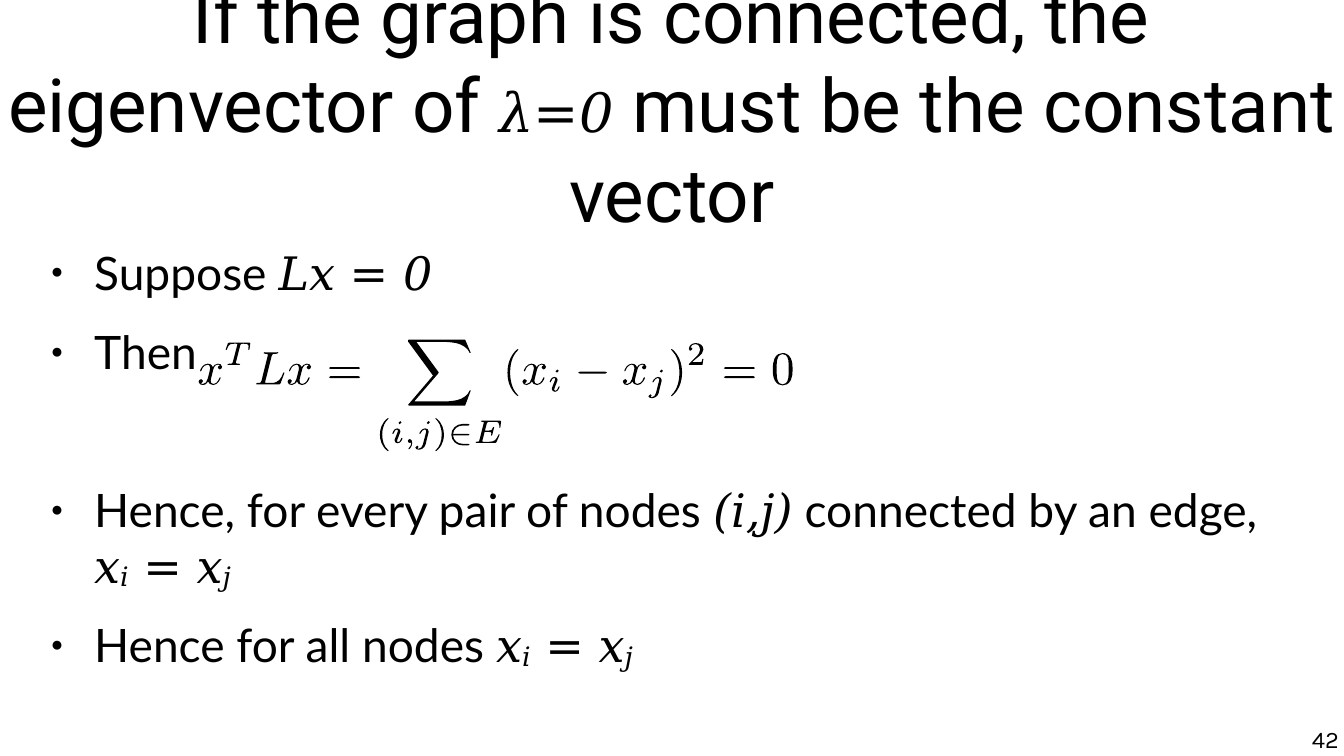
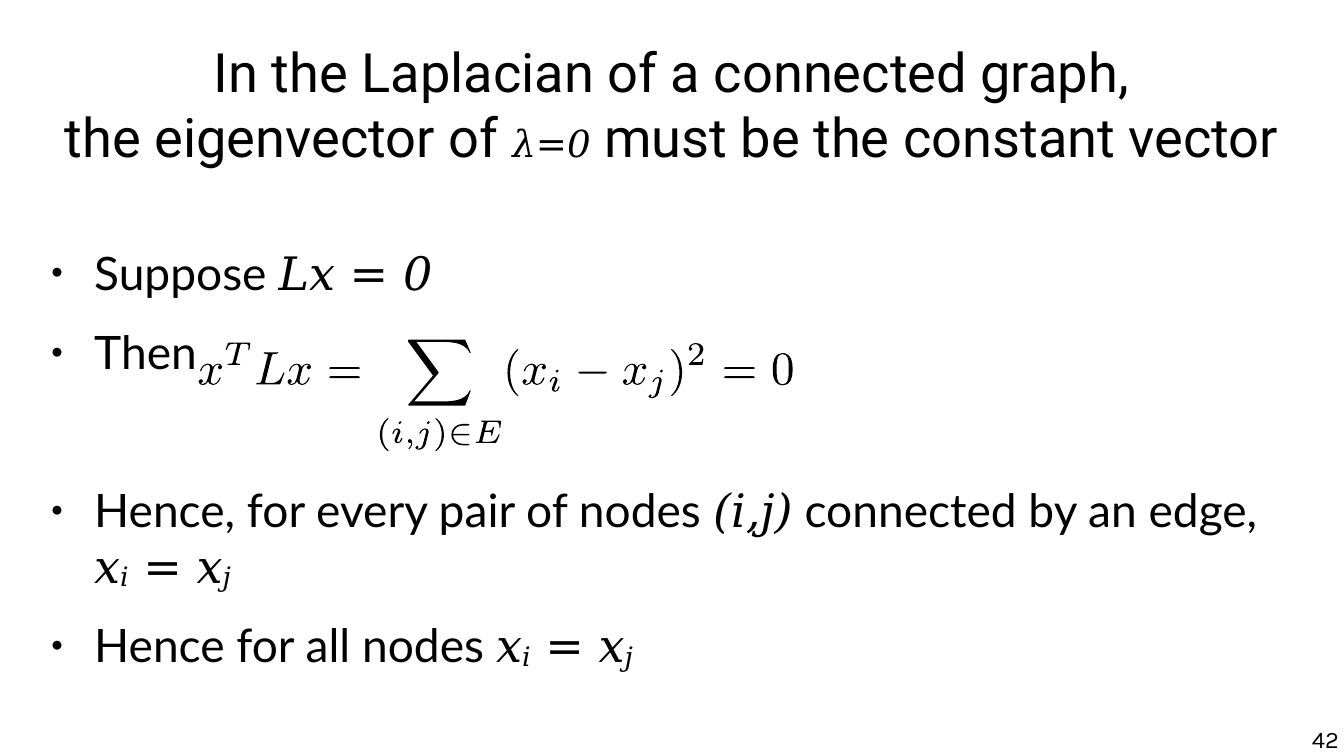
Before and after one commit to chatox/networks-science-course, a slide deck: slide 42 of theory/odp/tt22-spectral_graph_embedding.odp. Drawn at 1344x756 pixels with LibreOffice and Linux fonts; fonts in the diff are those of the drawing. Boxes give left, top, right and bottom in pixels: in the first picture for what was removed or moved away, otherwise in the second. Text is boxed around its words. In the diff, an @@ line names an element or a change of style, - is before the commit and + after.

```diff
--- a/theory/odp/tt22-spectral_graph_embedding.odp
+++ b/theory/odp/tt22-spectral_graph_embedding.odp
@@ title at <box>65,50,1278,169</box>: text changed; size 44 to 32 pt @@
-If the graph is connected, the eigenvector of λ=0 must be the constant vector
+In the Laplacian of a connected graph,
+the eigenvector of λ=0 must be the constant vector
```
Also in this commit, not shown: 25 other slides changed, 2 other files.
